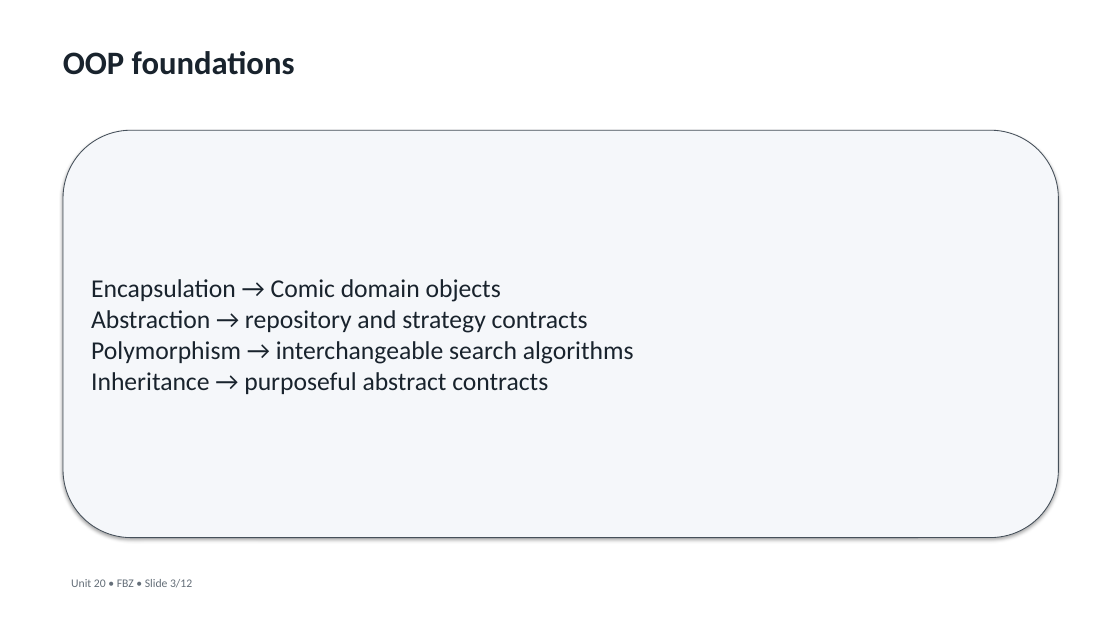
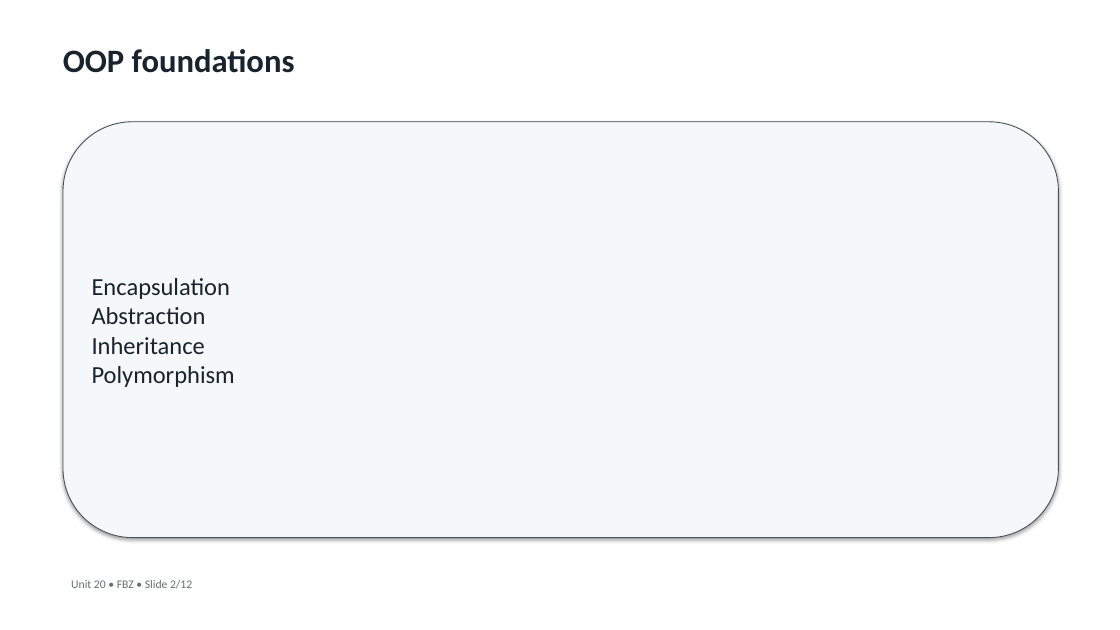
Before and after one commit to alibuildswebsites-ux/Unit20-FBZ-Comics-Unmasked-Application, a slide deck: slide 2 of submission/Unit20_FBZ_SOLID_OOP_Presentation.pptx (slide 3 before the commit). Drawn at 1120x630 pixels with LibreOffice and Linux fonts; fonts in the diff are those of the drawing. Boxes give left, top, right and bottom in pixels: in the first picture for what was removed or moved away, otherwise in the second. Text is boxed around its words. In the diff, an @@ line names an element or a change of style, - is before the commit and + after.

Commit message:
Complete Unit 20 FBZ Comics Unmasked application

```diff
--- a/submission/Unit20_FBZ_SOLID_OOP_Presentation.pptx
+++ b/submission/Unit20_FBZ_SOLID_OOP_Presentation.pptx
@@ rounded rectangle "Encapsulation Abstraction Inheritance Polymorphism": place and size @@
-rounded rectangle "Encapsulation Abstraction Inheritance Polymorphism" at (63, 130, 1059, 538)
+rounded rectangle "Encapsulation Abstraction Inheritance Polymorphism" at (63, 122, 1059, 538)
@@ text in rounded rectangle at (92, 278, 235, 387): text changed; size 22 to 21 pt @@
-Encapsulation → Comic domain objects
-Abstraction → repository and strategy contracts
-Polymorphism → interchangeable search algorithms
-Inheritance → purposeful abstract contracts
+Encapsulation
+Abstraction
+Inheritance
+Polymorphism
```
Also in this commit, not shown: 9 other slides changed, 2 slides added, 2 slides removed, 36 other files.
